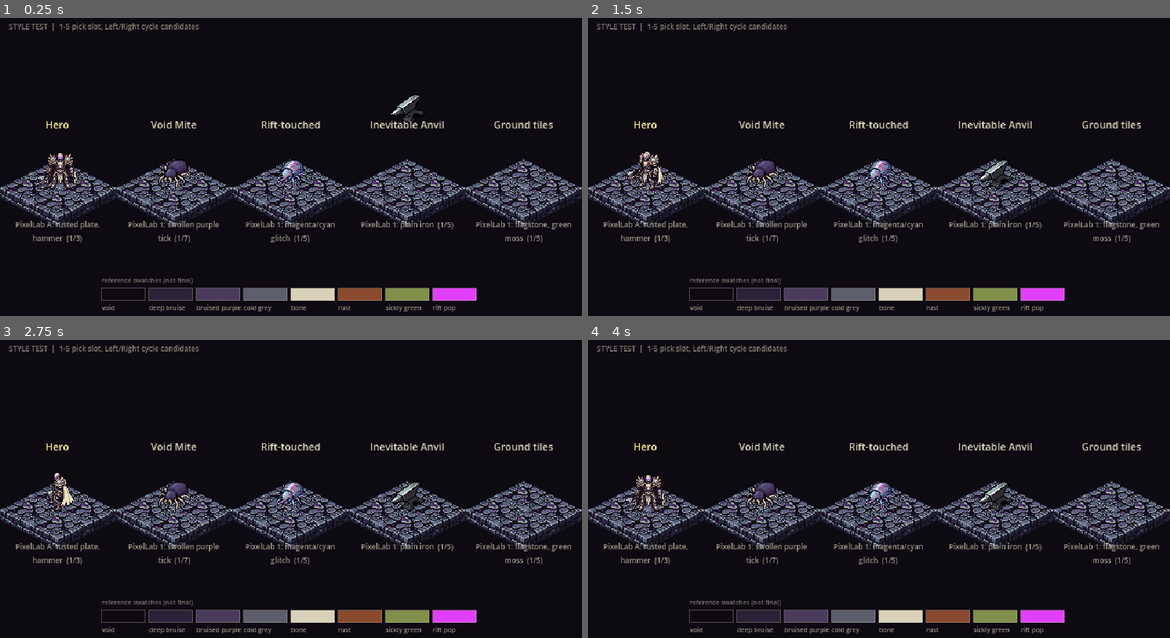
Above: before the commit, frames 1-4 (two rows, left to right).
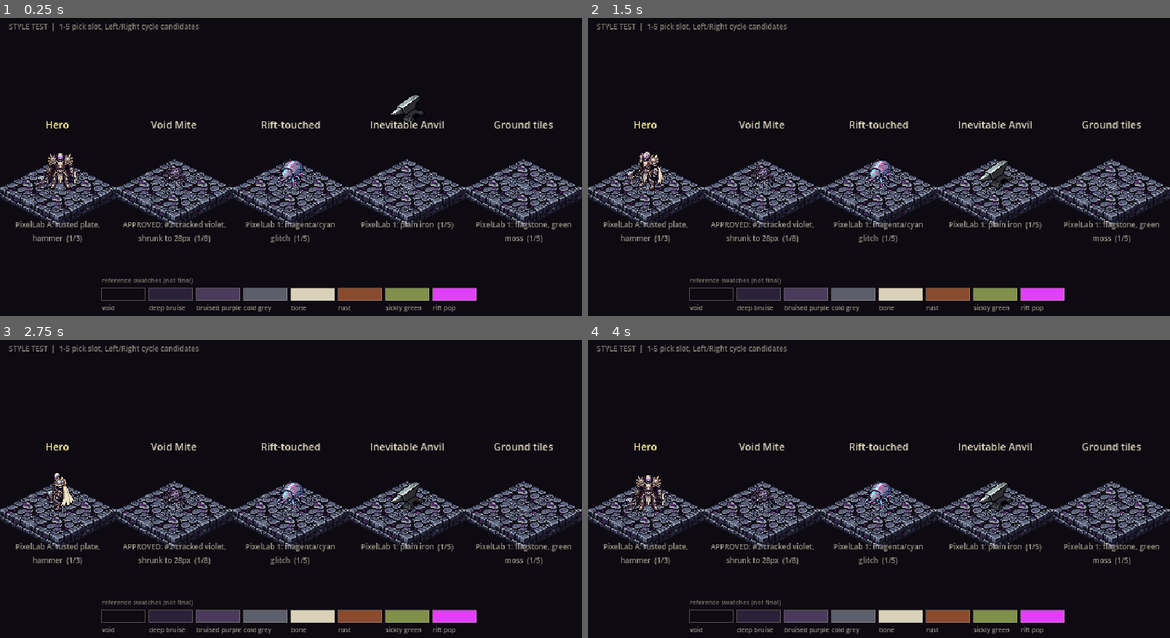
Above: after the commit, the same moments.

Repository: Bessv2/Errata
Game: Godot game, scene res://scenes/style_test/style_test.tscn
The game is run twice, just before and just after one commit, with the same random seed, the same clock (stepped at 60 frames per second) and the same inputs. This scene is started directly instead of the project's main scene.
Inputs (mouse positions are in pixels of both pictures, inside the frame that each line leads up to):
- Up to frame 1 (0.25 s): no input
- Up to frame 2 (1.5 s): tap Enter at 0.5 s; move the mouse to (849, 244) at 0.52 s; press the mouse at (849, 244) at 0.53 s; hold W (move_up) 0.53-1.25 s; release the mouse at (849, 244) at 1.25 s; drag from (1053, 229) to (849, 244) at 1.27 s
- Up to frame 3 (2.75 s): move the mouse to (116, 453) at 2.02 s; hold A (move_left) from 2.03 s (still down); tap 9 at 2.1 s
- Up to frame 4 (4 s): release A (move_left) at 2.75 s; tap Space at 2.75 s; drag from (908, 500) to (704, 453) at 2.77 s; move the mouse to (791, 420) at 3.52 s; hold S (move_down) from 3.53 s (still down); tap 1 at 3.6 s

The runs differ from the first frame. In frame 1, 0.6% of the frame differs, in the area x 21-39%, y 47-76%; in frame 2, 0.6%; in frame 3, 0.6%; in frame 4, 0.6%.

Commit message:
Show the approved small Void Mite first on the style board
Co-Authored-By: Claude Opus 5.5 <noreply@anthropic.com>

Diff:
--- a/data/style_test/board.tres
+++ b/data/style_test/board.tres
@@ -27,6 +27,7 @@
 [ext_resource type="Texture2D" path="res://assets/art/style_test/candidates/hero/hero_b/north-east.png" id="hb_north-east"]
 [ext_resource type="Texture2D" path="res://assets/art/style_test/candidates/hero/hero_b/east.png" id="hb_east"]
 [ext_resource type="Texture2D" path="res://assets/art/style_test/candidates/hero/hero_b/south-east.png" id="hb_south-east"]
+[ext_resource type="Texture2D" path="res://assets/art/style_test/candidates/void_mite/mite_2_small_28px.png" id="mite_2_small"]
 [ext_resource type="Texture2D" path="res://assets/art/style_test/candidates/void_mite/mite_1.png" id="mite_1"]
 [ext_resource type="Texture2D" path="res://assets/art/style_test/candidates/void_mite/mite_2.png" id="mite_2"]
 [ext_resource type="Texture2D" path="res://assets/art/style_test/candidates/void_mite/mite_3.png" id="mite_3"]
@@ -123,6 +124,12 @@
 frames = SubResource("Frames_hero_b")
 feet_offset = 22.0
 
+[sub_resource type="Resource" id="Cand_mite_2_small"]
+script = ExtResource("3_cand")
+label = "APPROVED: #2 cracked violet, shrunk to 28px"
+texture = ExtResource("mite_2_small")
+feet_offset = 13.0
+
 [sub_resource type="Resource" id="Cand_mite_1"]
 script = ExtResource("3_cand")
 label = "PixelLab 1: swollen purple tick"
@@ -272,7 +279,7 @@
 script = ExtResource("2_slot")
 title = "Void Mite"
 kind = "character"
-candidates = Array[ExtResource("3_cand")]([SubResource("Cand_mite_1"), SubResource("Cand_mite_2"), SubResource("Cand_mite_3"), SubResource("Cand_mite_4"), SubResource("Cand_mite_5"), SubResource("Cand_mite_6"), SubResource("Cand_mite")])
+candidates = Array[ExtResource("3_cand")]([SubResource("Cand_mite_2_small"), SubResource("Cand_mite_1"), SubResource("Cand_mite_2"), SubResource("Cand_mite_3"), SubResource("Cand_mite_4"), SubResource("Cand_mite_5"), SubResource("Cand_mite_6"), SubResource("Cand_mite")])
 
 [sub_resource type="Resource" id="Slot_rift"]
 script = ExtResource("2_slot")
